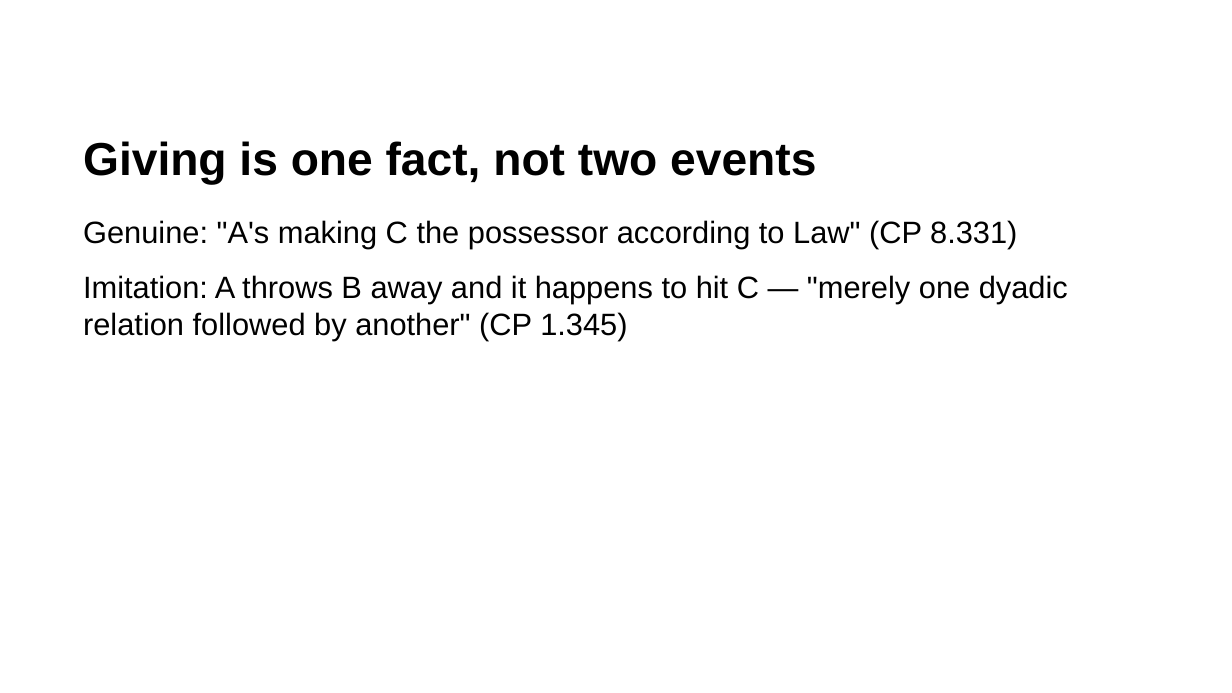
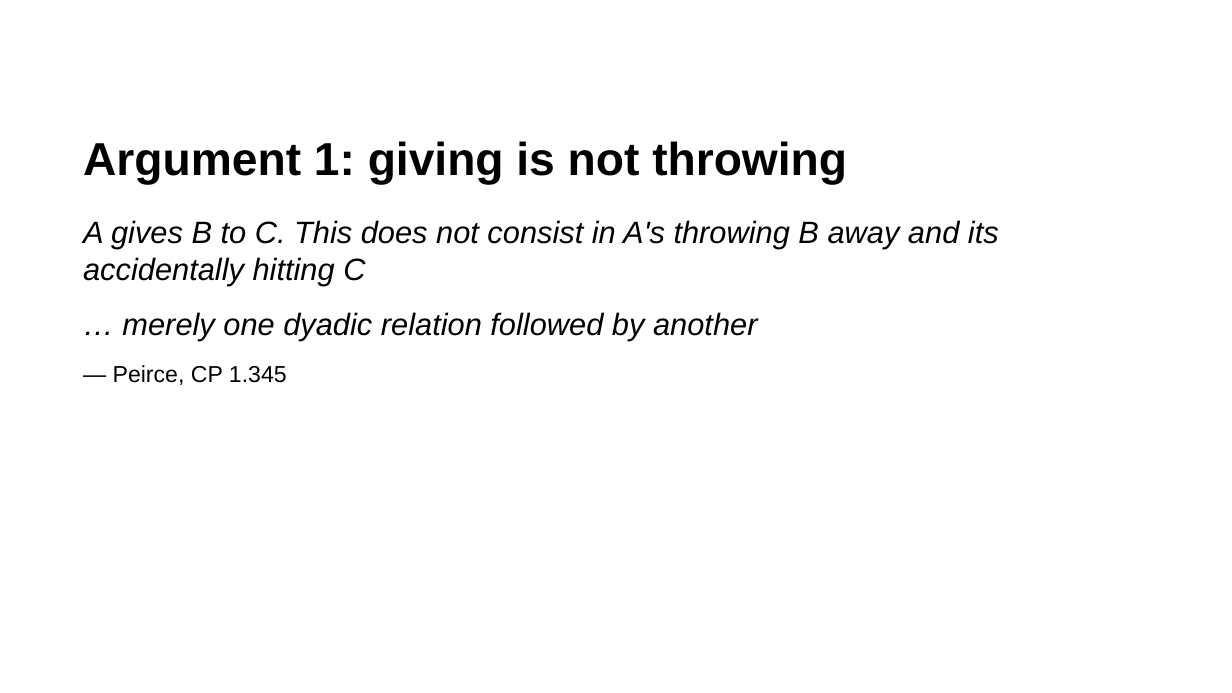
Before and after one commit to rogerSuperBuilderAlpha/algorithmacy-lab, a slide deck: slide 6 of submissions/triadic_reduction/talk/deck.pptx. Drawn at 1232x693 pixels with LibreOffice and Linux fonts; fonts in the diff are those of the drawing. Boxes give left, top, right and bottom in pixels: in the first picture for what was removed or moved away, otherwise in the second. Text is boxed around its words. In the diff, an @@ line names an element or a change of style, - is before the commit and + after.

```diff
--- a/submissions/triadic_reduction/talk/deck.pptx
+++ b/submissions/triadic_reduction/talk/deck.pptx
@@ text at (83,141,847,185): text changed @@
-Giving is one fact, not two events
+Argument 1: giving is not throwing
@@ text at (83,220,999,385): text changed; italic on @@
-Genuine: "A's making C the possessor according to Law" (CP 8.331)
-Imitation: A throws B away and it happens to hit C — "merely one dyadic relation followed by another" (CP 1.345)
+A gives B to C. This does not consist in A's throwing B away and its accidentally hitting C
+… merely one dyadic relation followed by another
+— Peirce, CP 1.345
```
Also in this commit, not shown: 10 other slides changed, 6 slides added, 4 slides removed, 5 other files.
